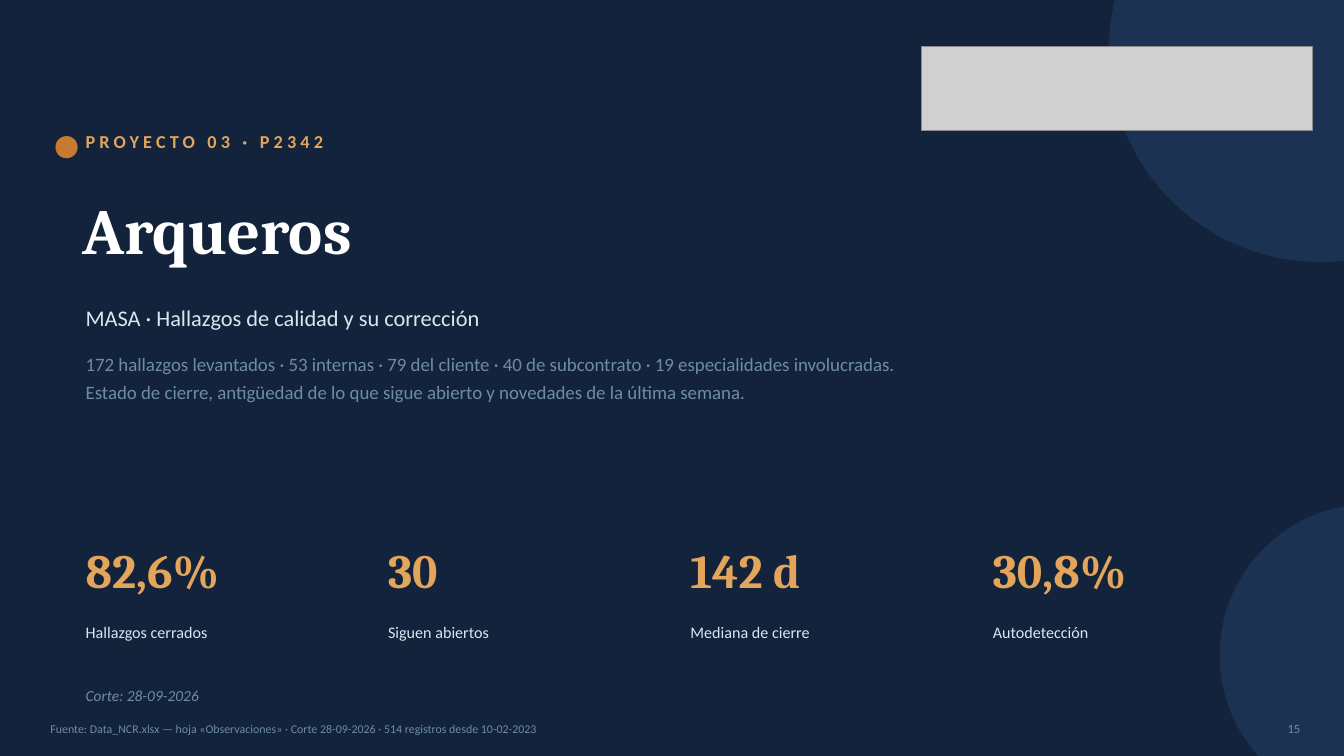
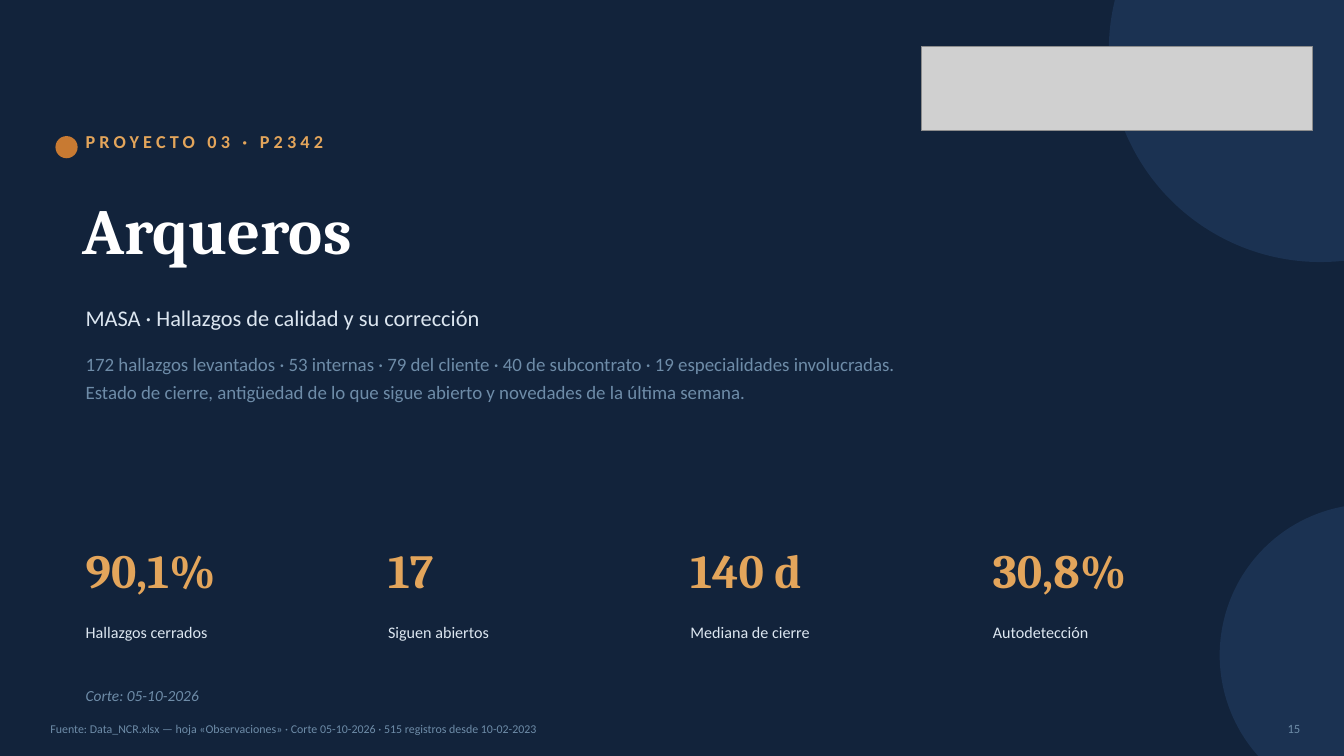
Before and after one commit to tdkvalex/Dashboard-HSEQ, a slide deck: slide 15 of modulo_nc/Panel_No_Conformidades.pptx. Drawn at 1344x756 pixels with LibreOffice and Linux fonts; fonts in the diff are those of the drawing; grey boxes stand for pictures. Boxes give left, top, right and bottom in pixels: in the first picture for what was removed or moved away, otherwise in the second. Text is boxed around its words. In the diff, an @@ line names an element or a change of style, - is before the commit and + after.

```diff
--- a/modulo_nc/Panel_No_Conformidades.pptx
+++ b/modulo_nc/Panel_No_Conformidades.pptx
@@ text at box(86, 555, 216, 595): text changed @@
-82,6%
+90,1%
@@ text at box(388, 556, 433, 589): text changed @@
-30
+17
@@ text at box(690, 555, 801, 589): text changed @@
-142 d
+140 d
@@ text at box(86, 690, 199, 701): text changed @@
-Corte: 28-09-2026
+Corte: 05-10-2026
@@ text at box(50, 725, 537, 735): text changed @@
-Fuente: Data_NCR.xlsx — hoja «Observaciones» · Corte 28-09-2026 · 514 registros desde 10-02-2023
+Fuente: Data_NCR.xlsx — hoja «Observaciones» · Corte 05-10-2026 · 515 registros desde 10-02-2023
```
Also in this commit, not shown: 16 other slides changed, 3 other files.
